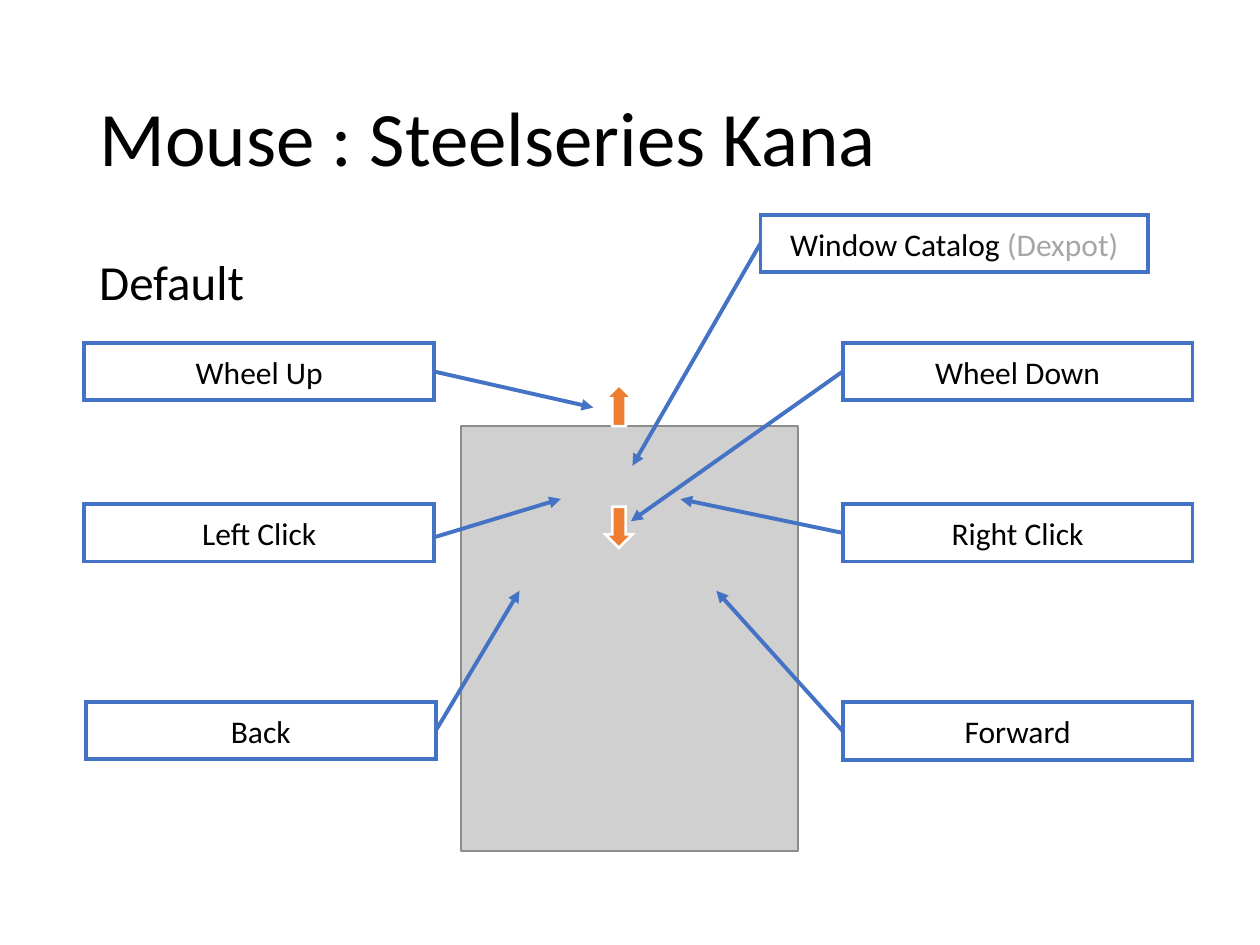
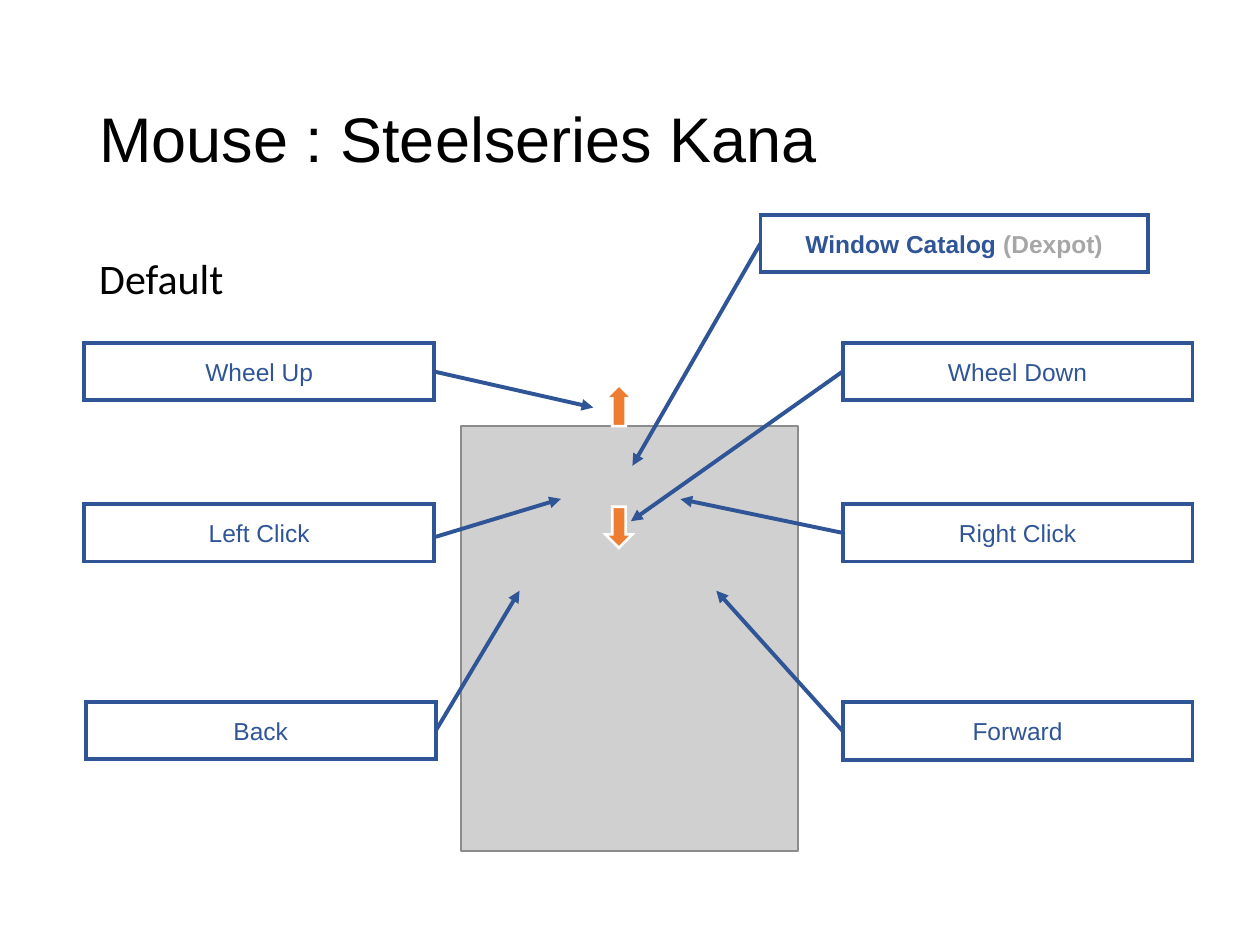
Before and after one commit to ittooo66/myAHK, a slide deck: slide 2 of マニュアル.pptx. Drawn at 1260x945 pixels with LibreOffice and Linux fonts; fonts in the diff are those of the drawing; grey boxes stand for pictures. Boxes give left, top, right and bottom in pixels: in the first picture for what was removed or moved away, otherwise in the second. Text is boxed around its words. In the diff, an @@ line names an element or a change of style, - is before the commit and + after.

Commit message:
modify mouse oce

```diff
--- a/マニュアル.pptx
+++ b/マニュアル.pptx
@@ title "Mouse : Steelseries Kana" at [99, 116, 816, 163]: size 44 to 36 pt, font Calibri to Arial @@
@@ rectangle "Window Catalog (Dexpot)" at [761, 214, 1148, 271]: size 18 to 14 pt, font Calibri to Arial, bold on; text colour #000000 to #2F5597 in "Window Catalog"; outline #4472C4 2.25 pt to #2F5597 2.25 pt @@
@@ text "Default" at [99, 264, 223, 295]: size 28 to 24 pt @@
@@ arrow (761, 243) - (633, 466): stroke #4472C4 2.25 pt to #2F5597 2.25 pt @@
@@ arrow (435, 372) - (593, 407): stroke #4472C4 2.25 pt to #2F5597 2.25 pt @@
@@ arrow (843, 372) - (631, 522): stroke #4472C4 2.25 pt to #2F5597 2.25 pt @@
@@ size 18 to 14 pt, font Calibri to Arial, text colour #000000 to #2F5597; outline #4472C4 2.25 pt to #2F5597 2.25 pt in 6 elements at [843, 343, 1193, 399], [84, 343, 435, 399], [843, 702, 1193, 759], [86, 702, 436, 759], [843, 504, 1193, 561], [84, 504, 435, 561] @@
@@ arrow (436, 537) - (561, 499): stroke #4472C4 2.25 pt to #2F5597 2.25 pt @@
@@ arrow (843, 533) - (680, 499): stroke #4472C4 2.25 pt to #2F5597 2.25 pt @@
@@ arrow (436, 731) - (519, 591): stroke #4472C4 2.25 pt to #2F5597 2.25 pt @@
@@ arrow (843, 731) - (717, 591): stroke #4472C4 2.25 pt to #2F5597 2.25 pt @@
```
Also in this commit, not shown: 3 other slides changed, 1 other file.
